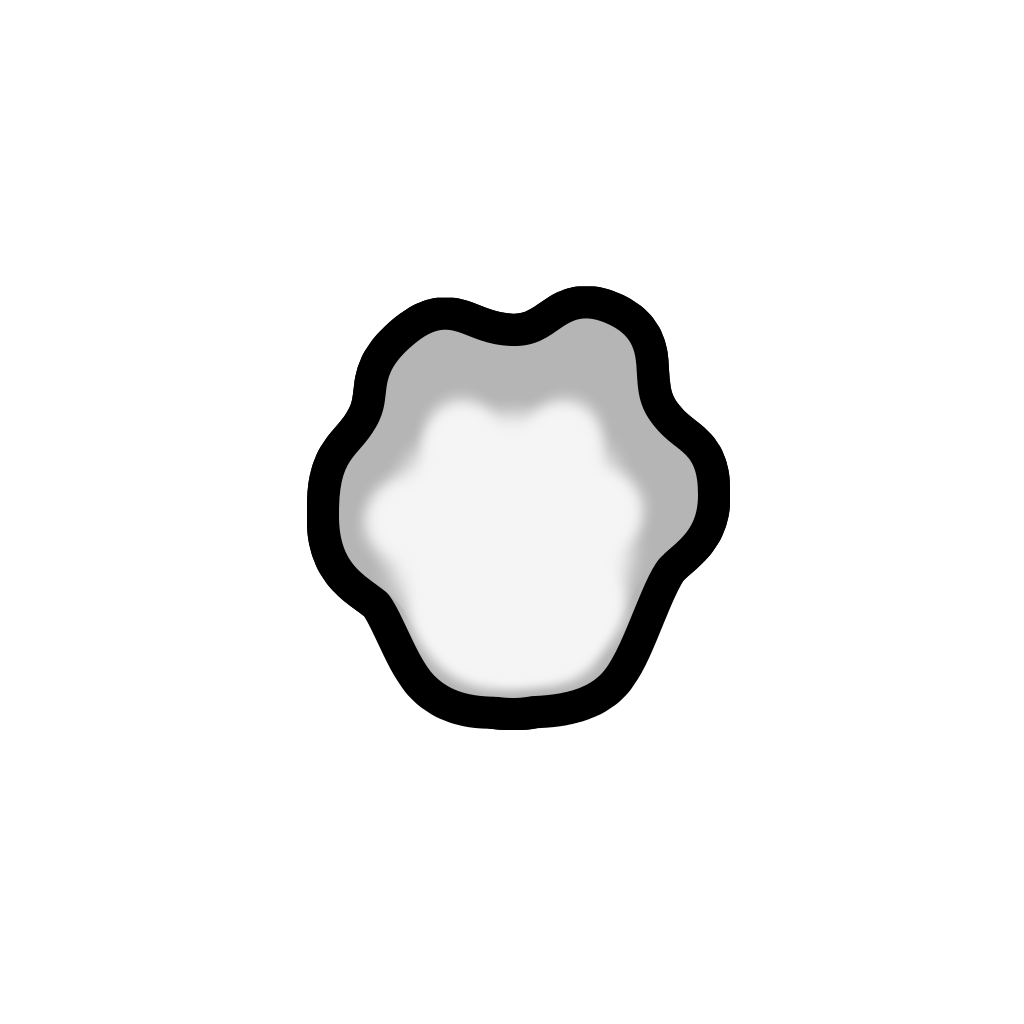
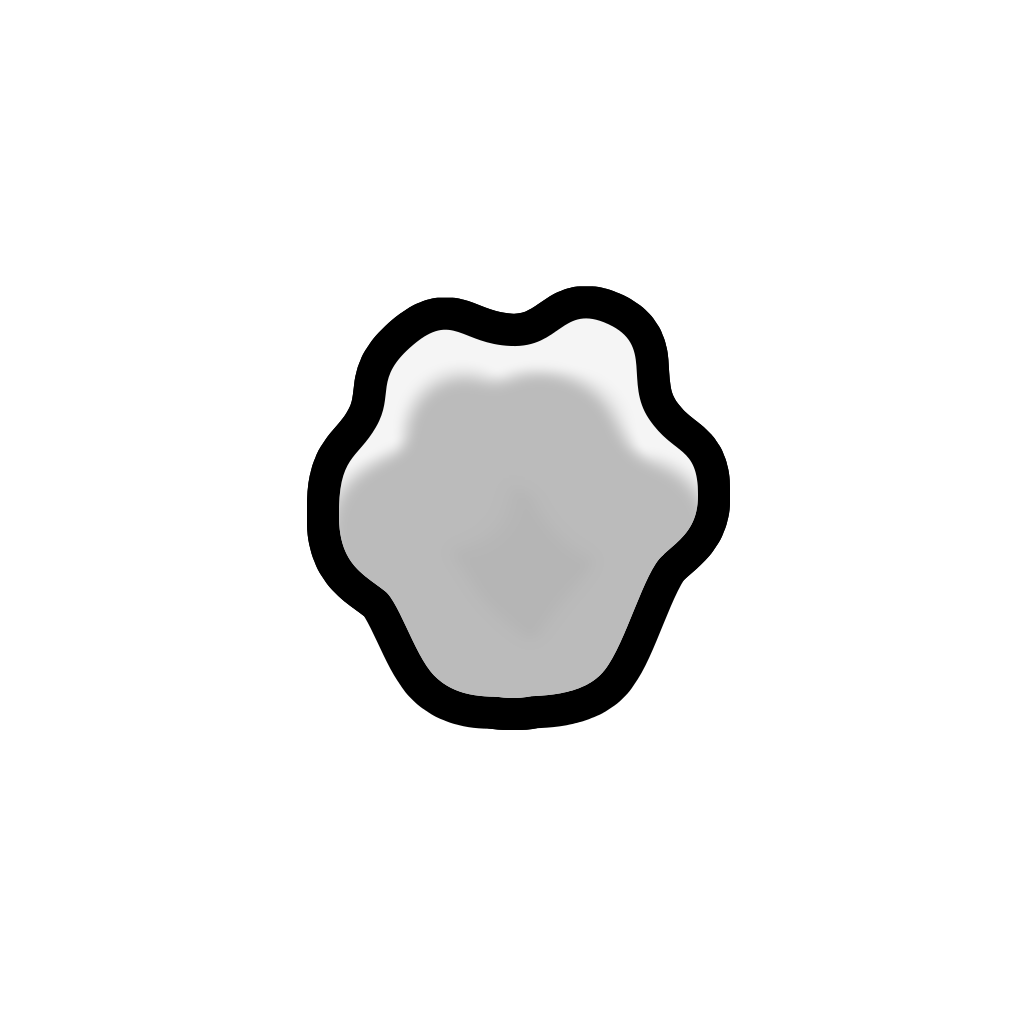
Revision of a layered 1024 x 1024 image; what changed, layer by layer:
painted on "Highlight", masked it over (x1=339, y1=359, x2=698, y2=698)
painted on "Head", masked it over (x1=339, y1=318, x2=698, y2=698)
